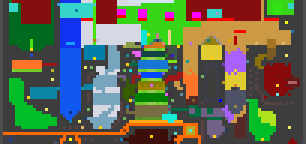
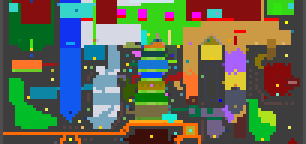
The second 306 x 144 image is a revision of the first. Changes to its layers:
painted on "biome_map.png" over [6, 0, 33, 144]
